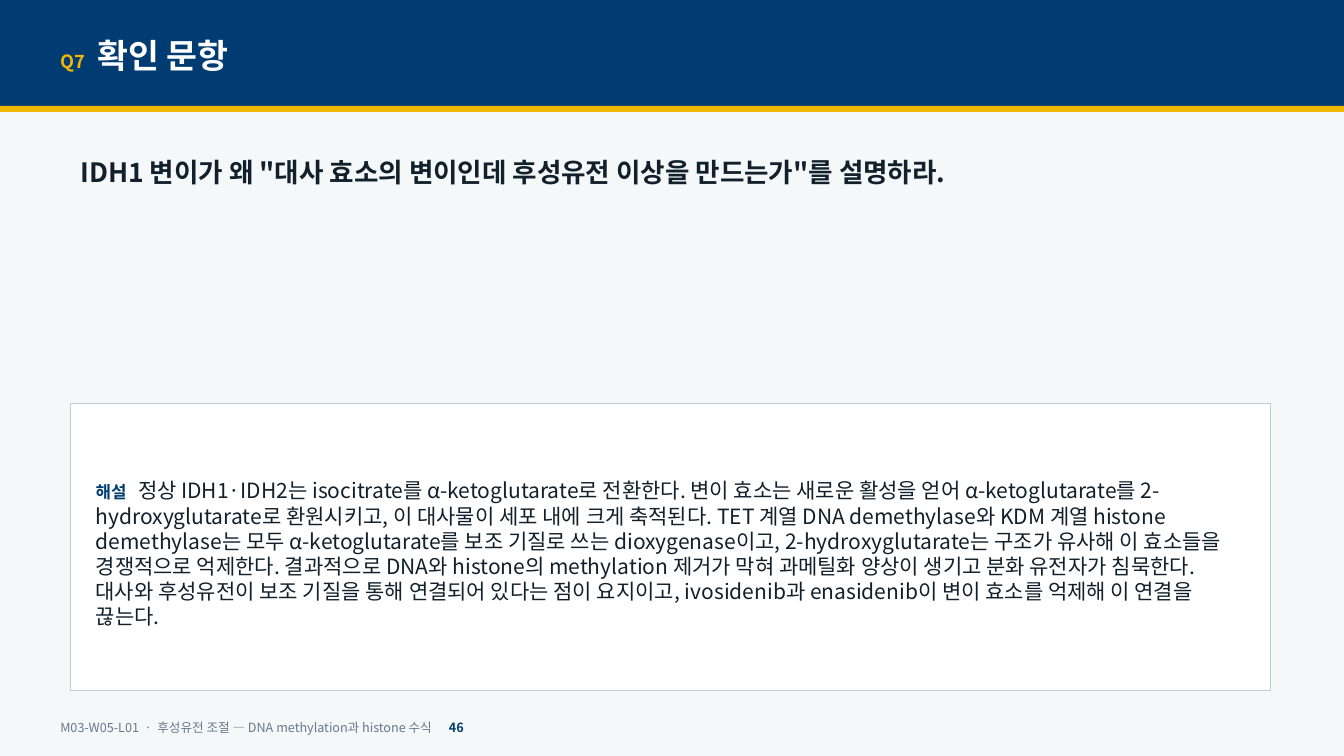
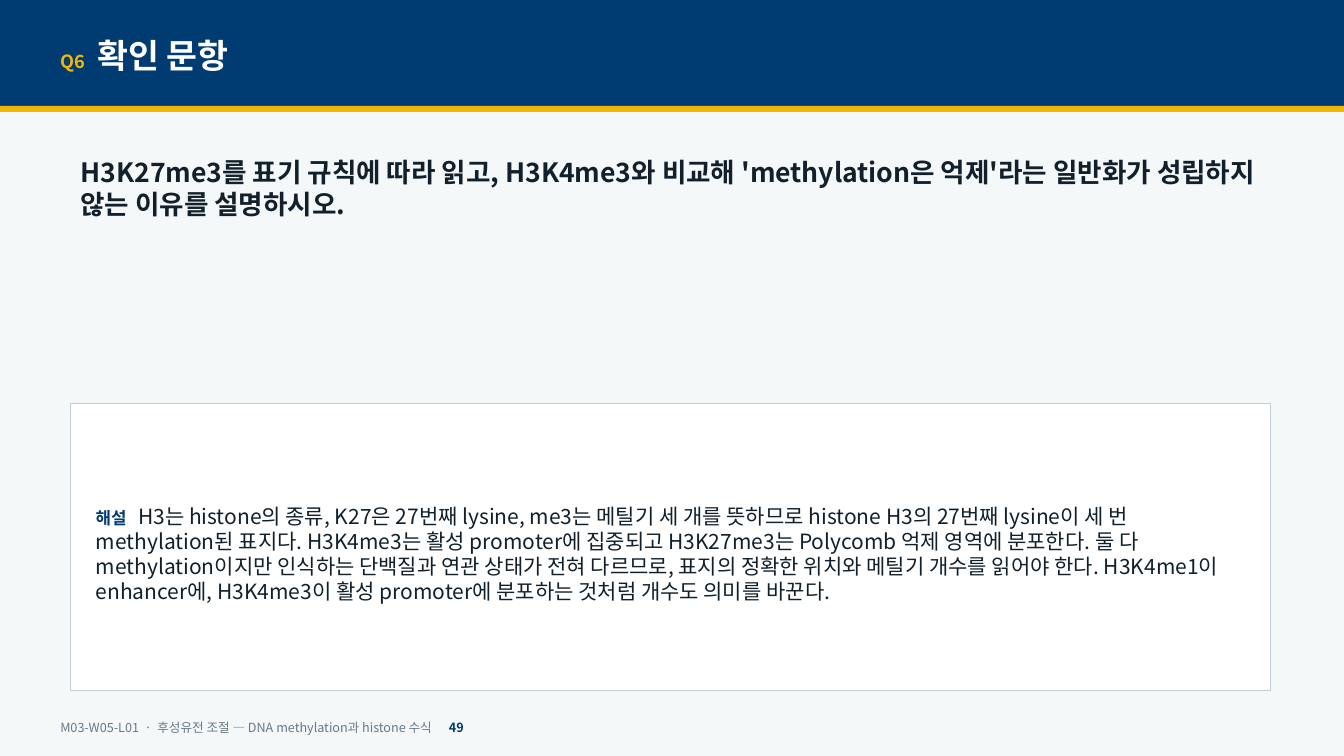
Before and after one commit to hoperiasd2/hoperiasd2.github.io, a slide deck: slide 49 of curriculum/M03/W05/L01/slides.pptx (slide 46 before the commit). Drawn at 1344x756 pixels with LibreOffice and Linux fonts; fonts in the diff are those of the drawing. Boxes give left, top, right and bottom in pixels: in the first picture for what was removed or moved away, otherwise in the second. Text is boxed around its words. In the diff, an @@ line names an element or a change of style, - is before the commit and + after.

```diff
--- a/curriculum/M03/W05/L01/slides.pptx
+++ b/curriculum/M03/W05/L01/slides.pptx
@@ text at <box>60,39,229,72</box>: text changed @@
-Q7 확인 문항
+Q6 확인 문항
@@ text at <box>80,159,1255,217</box>: text changed @@
-IDH1 변이가 왜 "대사 효소의 변이인데 후성유전 이상을 만드는가"를 설명하라.
+H3K27me3를 표기 규칙에 따라 읽고, H3K4me3와 비교해 'methylation은 억제'라는 일반화가 성립하지 않는 이유를 설명하시오.
@@ text in rectangle at <box>96,506,1218,604</box>: text changed @@
-해설 정상 IDH1·IDH2는 isocitrate를 α-ketoglutarate로 전환한다. 변이 효소는 새로운 활성을 얻어 α-ketoglutarate를 2-hydroxyglutarate로 환원시키고, 이 대사물이 세포 내에 크게 축적된다. TET 계열 DNA demethylase와 KDM 계열 histone demethylase는 모두 α-ketoglutarate를 보조 기질로 쓰는 dioxygenase이고, 2-hydroxyglutarate는 구조가 유사해 이 효소들을 경쟁적으로 억제한다. 결과적으로 DNA와 histone의 methylation 제거가 막혀 과메틸화 양상이 생기고 분화 유전자가 침묵한다. 대사와 후성유전이 보조 기질을 통해 연결되어 있다는 점이 요지이고, ivosidenib과 enasidenib이 변이 효소를 억제해 이 연결을 끊는다.
+해설 H3는 histone의 종류, K27은 27번째 lysine, me3는 메틸기 세 개를 뜻하므로 histone H3의 27번째 lysine이 세 번 methylation된 표지다. H3K4me3는 활성 promoter에 집중되고 H3K27me3는 Polycomb 억제 영역에 분포한다. 둘 다 methylation이지만 인식하는 단백질과 연관 상태가 전혀 다르므로, 표지의 정확한 위치와 메틸기 개수를 읽어야 한다. H3K4me1이 enhancer에, H3K4me3이 활성 promoter에 분포하는 것처럼 개수도 의미를 바꾼다.
```
Also in this commit, not shown: 42 other slides changed, 8 slides added, 5 slides removed, 17 other files.
